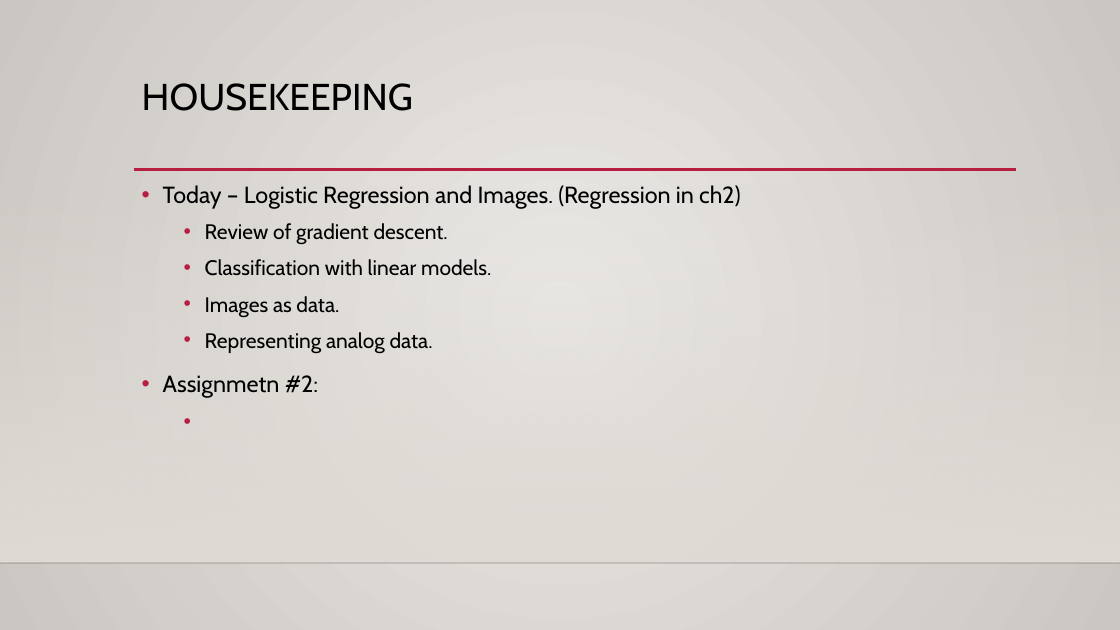
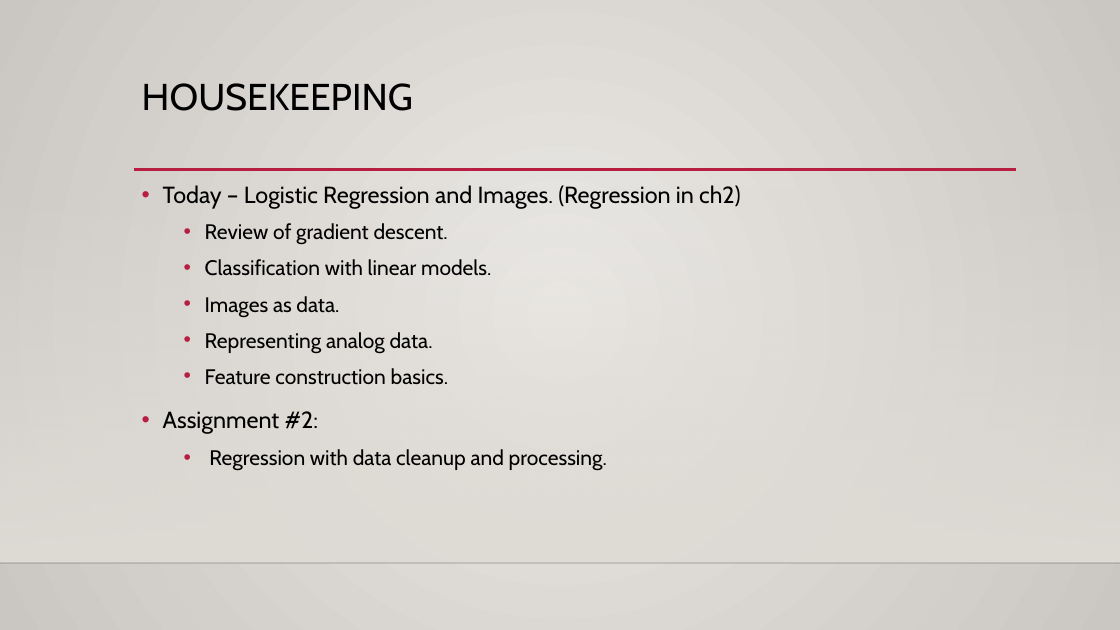
Before and after one commit to glennybarnes/Intro_to_Machine_Learning_Students, a slide deck: slide 1 of reference_content/Slides/008_Log_Reg_Images.pptx. Drawn at 1120x630 pixels with LibreOffice and Linux fonts; fonts in the diff are those of the drawing; background and template pictures are left out. Boxes give left, top, right and bottom in pixels: in the first picture for what was removed or moved away, otherwise in the second. Text is boxed around its words. In the diff, an @@ line names an element or a change of style, - is before the commit and + after.

```diff
--- a/reference_content/Slides/008_Log_Reg_Images.pptx
+++ b/reference_content/Slides/008_Log_Reg_Images.pptx
@@ text at (163,368,607,471): text changed; size 20 to 18 pt @@
-• Assignmetn #2:
+  • Feature construction basics.
+• Assignment #2:
+  • Regression with data cleanup and processing.
```
Also in this commit, not shown: 4 other slides changed, 1 slide added, 7 other files.
